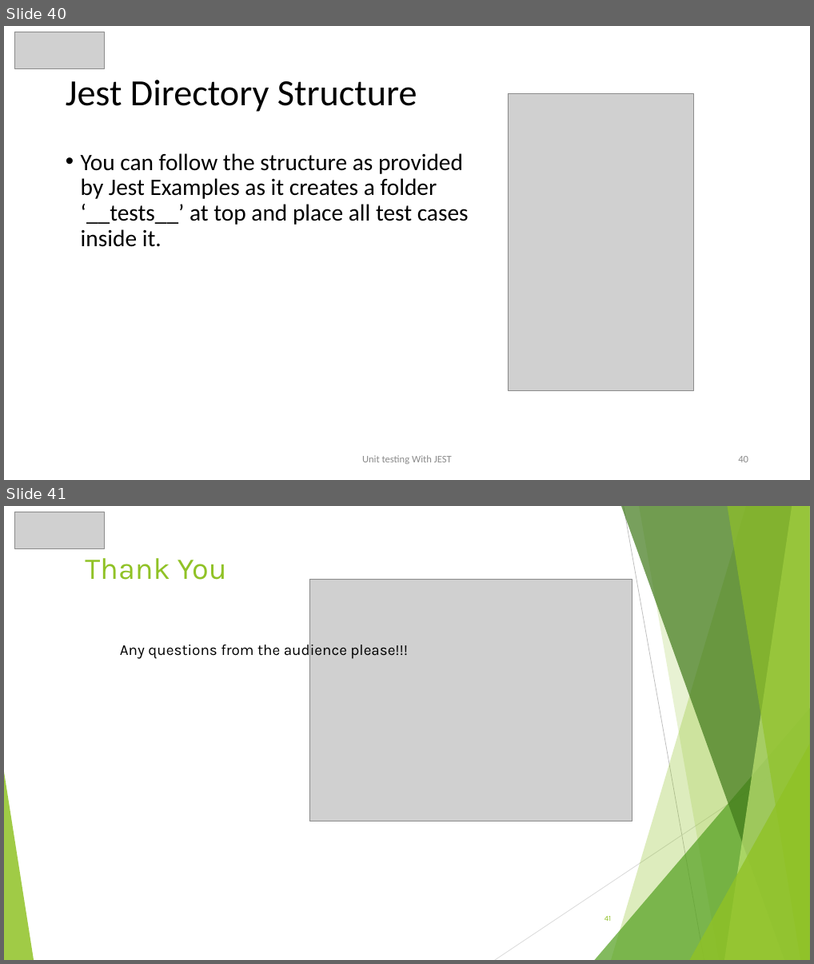
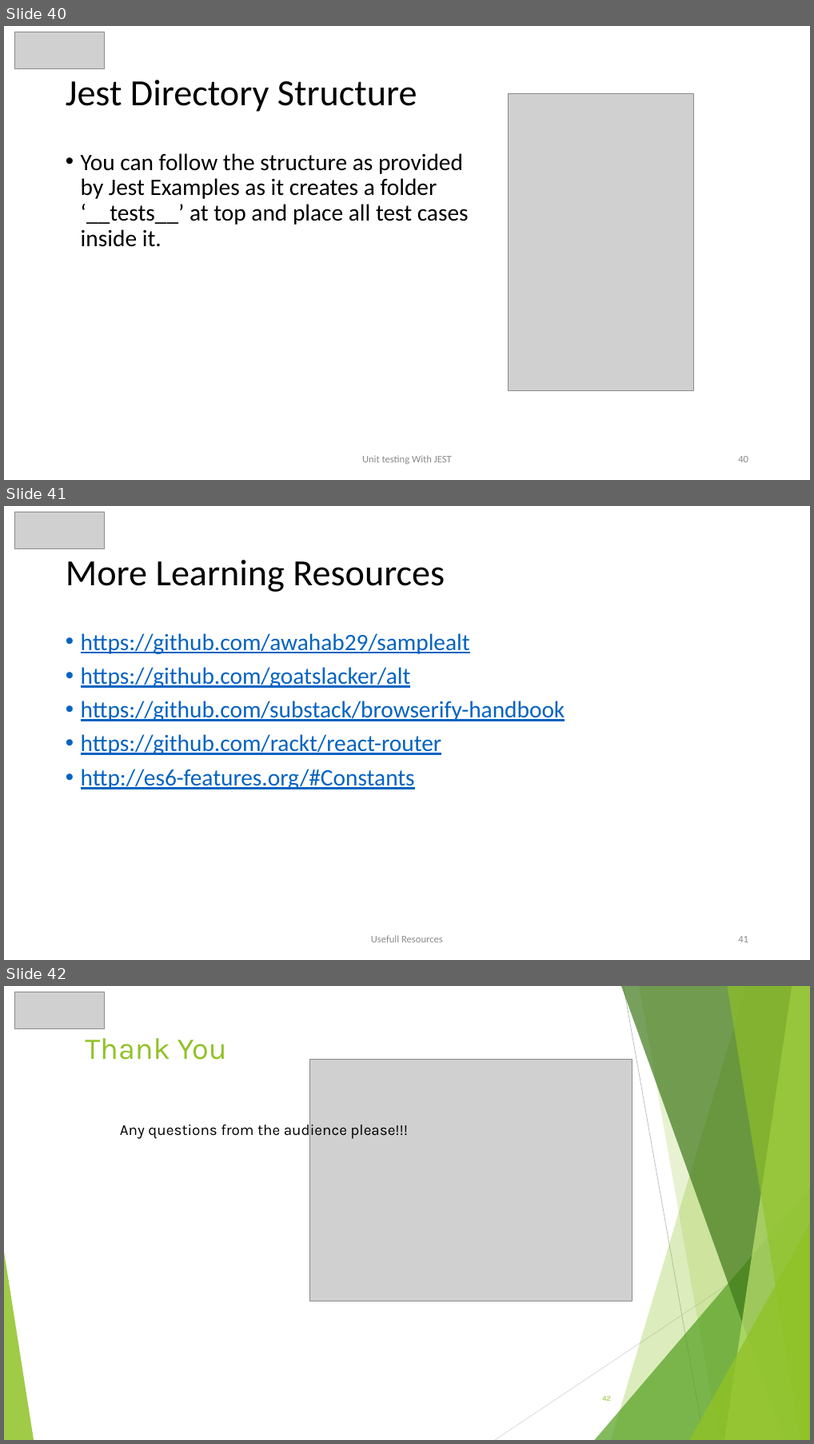
Before and after one commit to awahab29/samplealt, a slide deck: React.pptx. Shown one above the other, each under a label of ours: slides 40 and 41 before the commit, slides 40, 41 and 42 after it. The pictures are 814x964 and 814x1444 pixels, drawn with LibreOffice and Linux fonts; fonts in the diff are those of the drawing; grey boxes stand for pictures. Boxes give left, top, right and bottom in pixels: in the first picture for what was removed or moved away, otherwise in the second. Text is boxed around its words. In the diff, an @@ line names an element or a change of style, - is before the commit and + after.

Commit message:
resources added

```diff
--- a/React.pptx
+++ b/React.pptx
@@ slide 41 added at <box>4,506,810,960</box>, background #FFFFFF @@
@@ picture added at <box>14,512,105,548</box> @@
@@ title added at <box>66,560,445,592</box>, 44 pt, text #000000 @@
+More Learning Resources
@@ text added at <box>81,633,566,789</box>, 28 pt, text #0563C1, underline @@
+• https://github.com/awahab29/samplealt
+• https://github.com/goatslacker/alt
+• https://github.com/substack/browserify-handbook
+• https://github.com/rackt/react-router
+• http://es6-features.org/#Constants
@@ text added at <box>371,935,443,942</box>, 12 pt, text #8C8C8C @@
+Usefull Resources
@@ page number added at <box>738,936,749,942</box>, 12 pt, text #8C8C8C @@
+41
@@ what was slide 41 is now slide 42 @@
@@ page number at <box>602,1396,611,1400</box>: text changed @@
-41
+42
```
